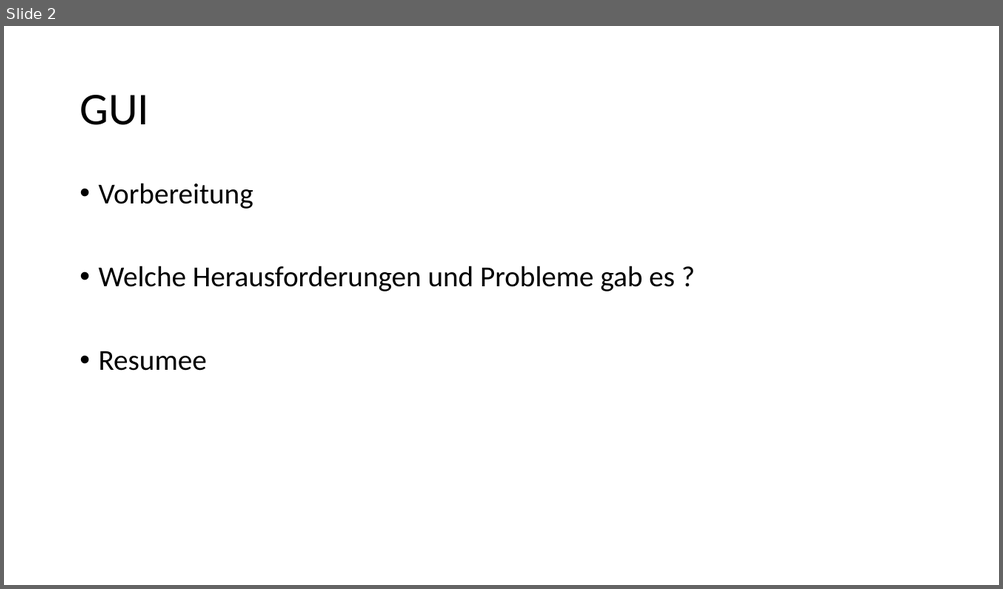
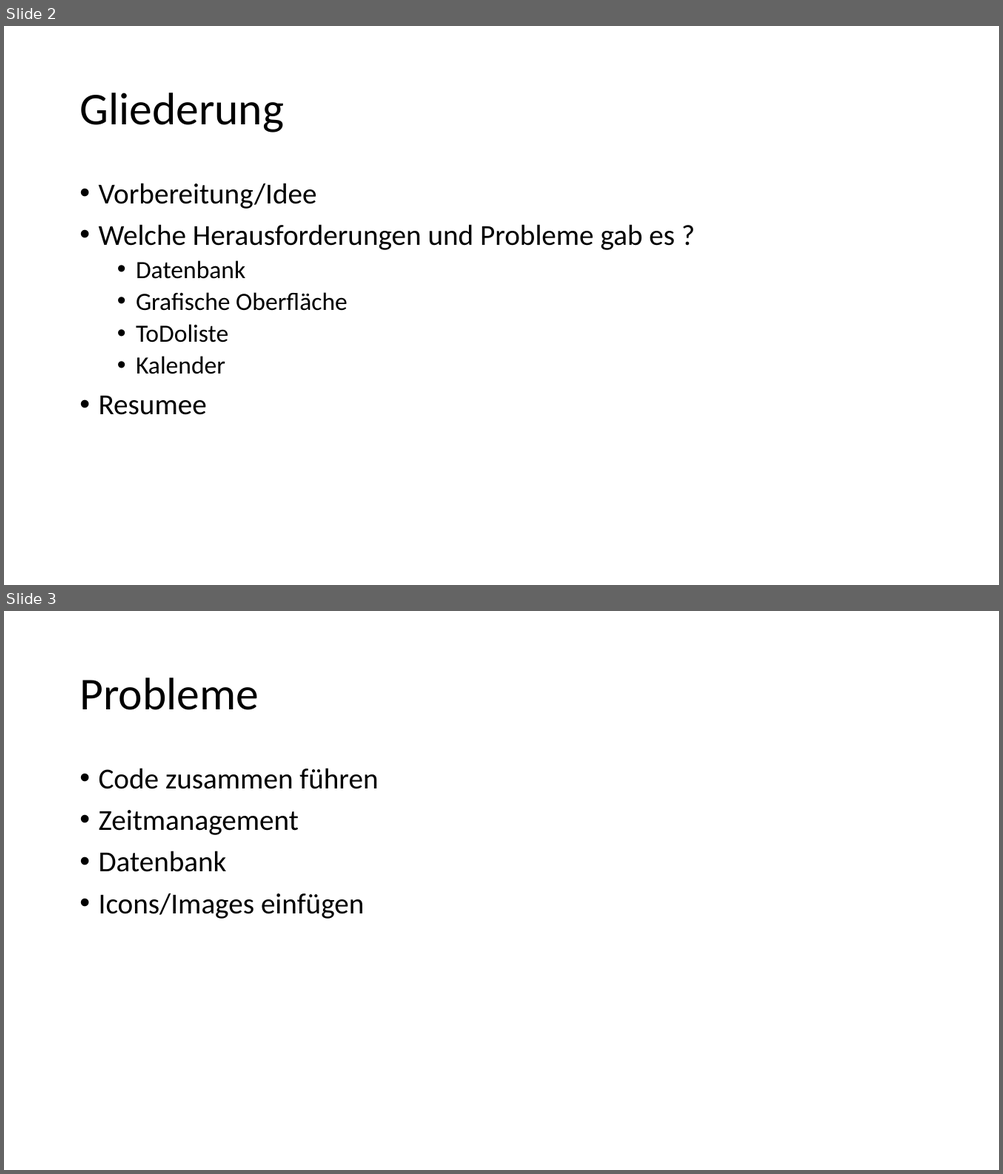
Before and after one commit to kienzlemax/DV-Projekt, a slide deck: 4_Praesentation/Powerpoint/ToDOListe.pptx. Shown one above the other, each under a label of ours: slide 2 before the commit, slides 2 and 3 after it. The pictures are 1003x589 and 1003x1174 pixels, drawn with LibreOffice and Linux fonts; fonts in the diff are those of the drawing. Boxes give left, top, right and bottom in pixels: in the first picture for what was removed or moved away, otherwise in the second. Text is boxed around its words. In the diff, an @@ line names an element or a change of style, - is before the commit and + after.

```diff
--- a/4_Praesentation/Powerpoint/ToDOListe.pptx
+++ b/4_Praesentation/Powerpoint/ToDOListe.pptx
@@ slide 3 added at (x1=4, y1=611, x2=999, y2=1170), background #FFFFFF @@
@@ title added at (x1=79, y1=678, x2=259, y2=710), 44 pt, text #000000 @@
+Probleme
@@ text added at (x1=99, y1=768, x2=378, y2=919), 28 pt, text #000000 @@
+• Code zusammen führen
+• Zeitmanagement
+• Datenbank
+• Icons/Images einfügen
@@ slide 2 changed as well @@
@@ title at (x1=79, y1=93, x2=284, y2=133): text changed @@
-GUI
+Gliederung
@@ text at (x1=99, y1=183, x2=317, y2=209): text changed @@
-• Vorbereitung
+• Vorbereitung/Idee
@@ text at (x1=136, y1=261, x2=347, y2=375): paragraphs added @@
+  • Datenbank
+  • Grafische Oberfläche
+  • ToDoliste
+  • Kalender
```
Also in this commit, not shown: 2 other slides changed, 3 slides removed.
